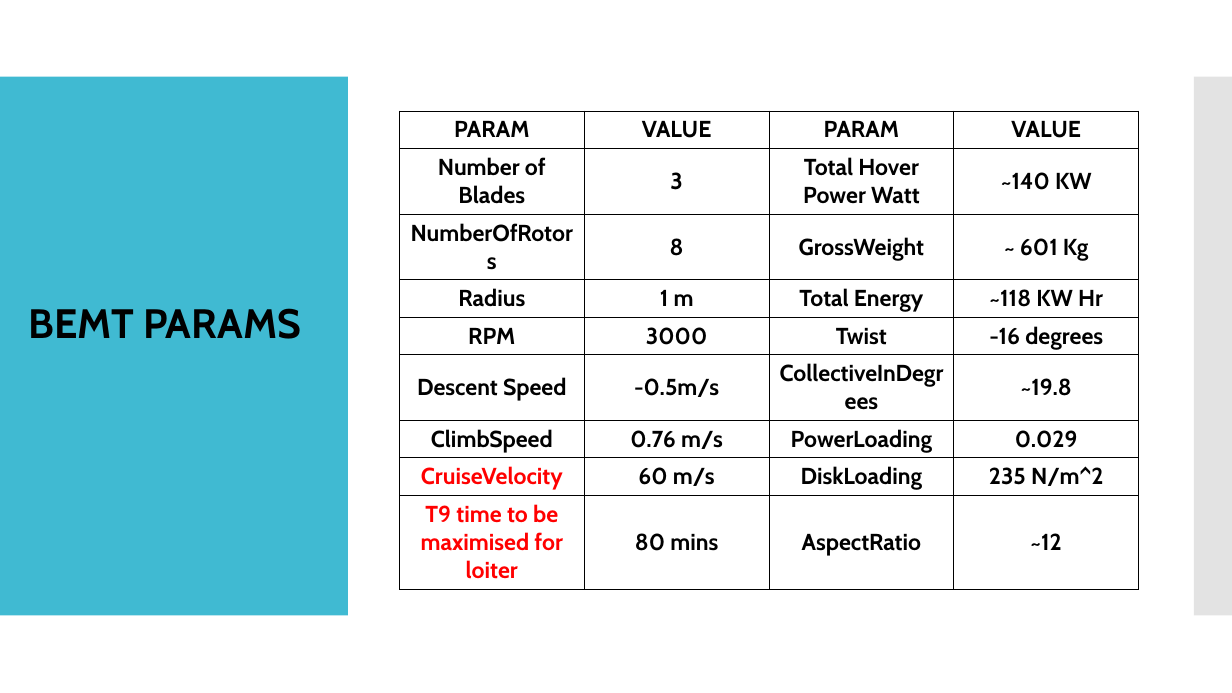
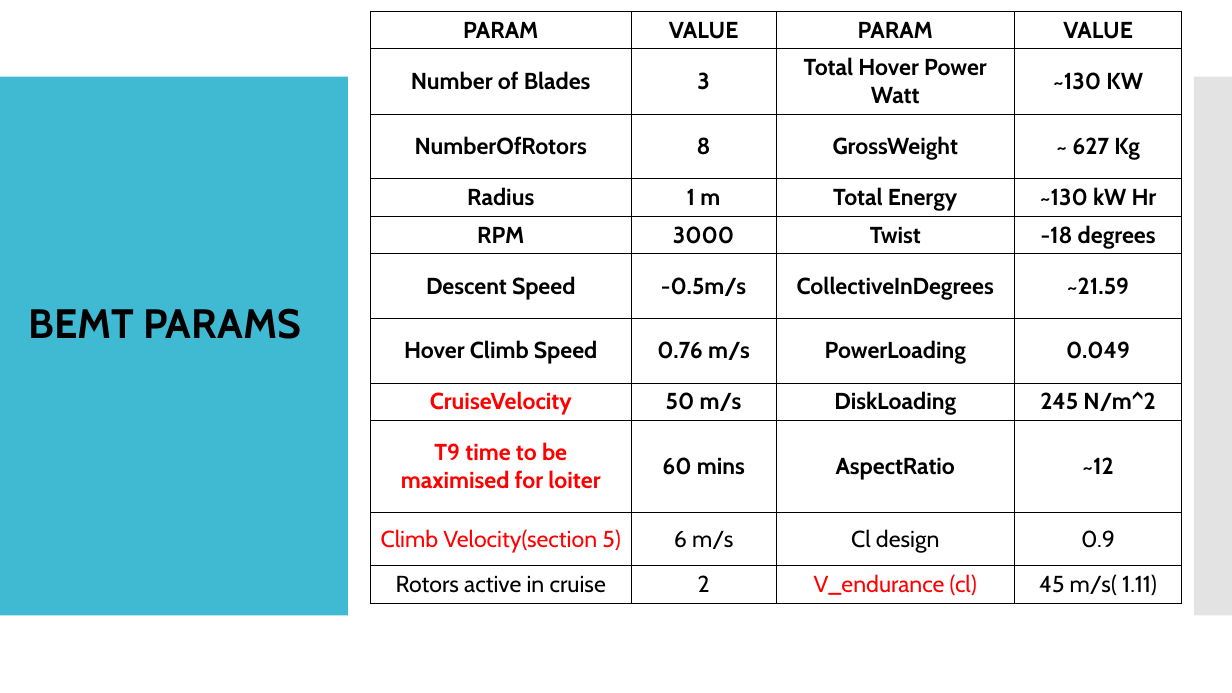
Before and after one commit to s-ritwik/VFS_IIT_KANPUR, a slide deck: slide 17 of BEMT_results/VFS performance validation.pptx. Drawn at 1232x693 pixels with LibreOffice and Linux fonts; fonts in the diff are those of the drawing. Boxes give left, top, right and bottom in pixels: in the first picture for what was removed or moved away, otherwise in the second. Text is boxed around its words. In the diff, an @@ line names an element or a change of style, - is before the commit and + after.

```diff
--- a/BEMT_results/VFS performance validation.pptx
+++ b/BEMT_results/VFS performance validation.pptx
@@ table at [371, 11, 1182, 600] @@
-row 2: Number of Blades | 3 | Total Hover Power Watt | ~140 KW
-row 3: NumberOfRotors | 8 | GrossWeight | ~ 601 Kg
-row 4: Radius | 1 m | Total Energy | ~118 KW Hr
-row 5: RPM | 3000 | Twist | -16 degrees
-row 6: Descent Speed | -0.5m/s | CollectiveInDegrees | ~19.8
-row 7: ClimbSpeed | 0.76 m/s | PowerLoading | 0.029
-row 8: CruiseVelocity | 60 m/s | DiskLoading | 235 N/m^2
-row 9: T9 time to be maximised for loiter | 80 mins | AspectRatio | ~12
+row 2: Number of Blades | 3 | Total Hover Power Watt | ~130 KW
+row 3: NumberOfRotors | 8 | GrossWeight | ~ 627 Kg
+row 4: Radius | 1 m | Total Energy | ~130 kW Hr
+row 5: RPM | 3000 | Twist | -18 degrees
+row 6: Descent Speed | -0.5m/s | CollectiveInDegrees | ~21.59
+row 7: Hover Climb Speed | 0.76 m/s | PowerLoading | 0.049
+row 8: CruiseVelocity | 50 m/s | DiskLoading | 245 N/m^2
+row 9: T9 time to be maximised for loiter | 60 mins | AspectRatio | ~12
+row 10: Climb Velocity(section 5) | 6 m/s | Cl design | 0.9
+row 11: Rotors active in cruise | 2 | V_endurance (cl) | 45 m/s( 1.11)
@@ table: place and size @@
-table at [399, 111, 1139, 583]
+table at [371, 11, 1182, 600]
```
Also in this commit, not shown: 9 other slides changed, 7 other files.
